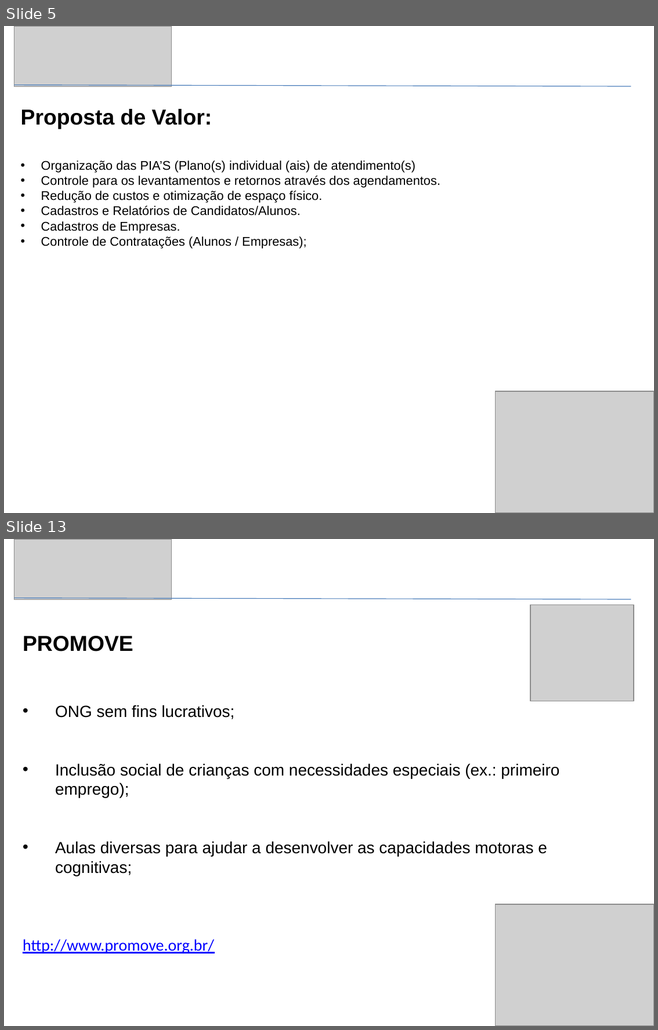
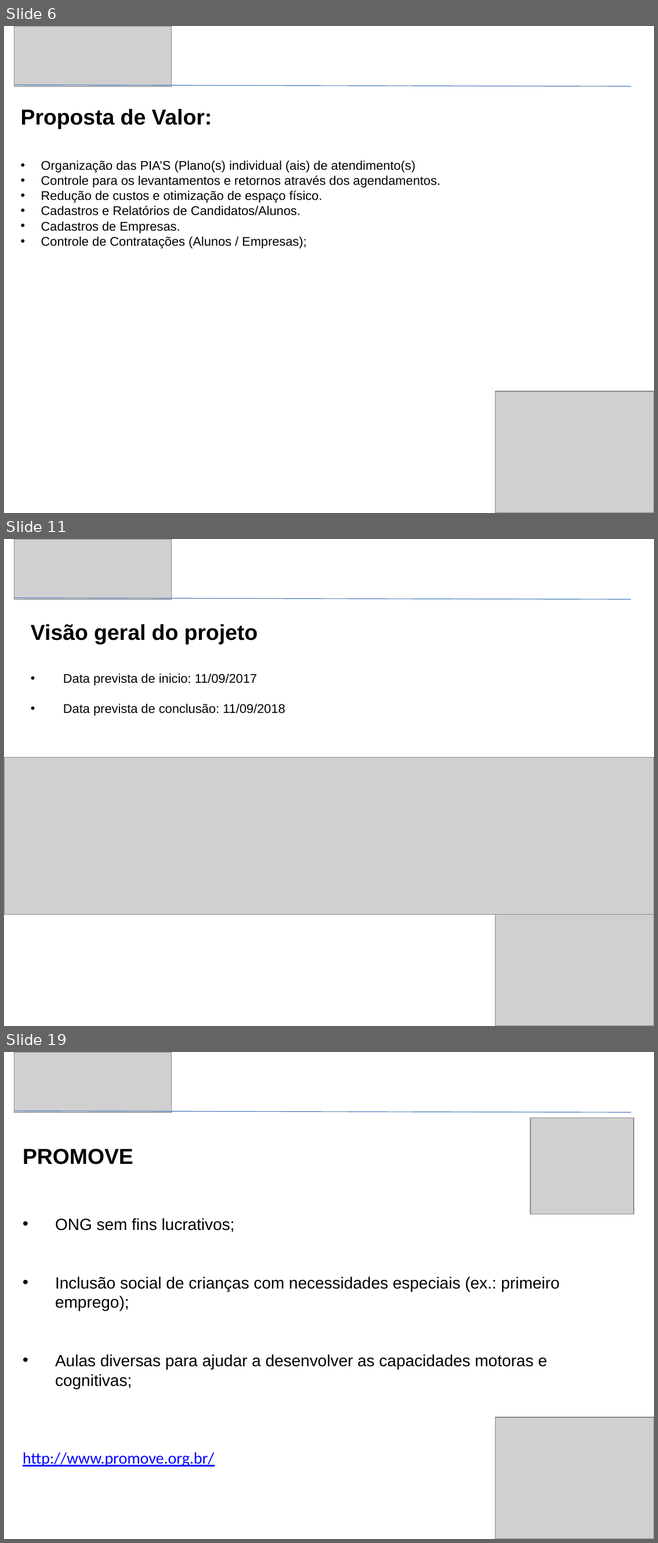
Before and after one commit to Galano/Mable, a slide deck: Artefatos/MABLE - TCC - Faculdade Impacta.pptx. Shown one above the other, each under a label of ours: slides 5 and 13 before the commit, slides 6, 11 and 19 after it; the slides between them are not shown. The pictures are 658x1030 and 658x1543 pixels, drawn with LibreOffice and Linux fonts; fonts in the diff are those of the drawing; grey boxes stand for pictures. Boxes give left, top, right and bottom in pixels: in the first picture for what was removed or moved away, otherwise in the second. Text is boxed around its words. In the diff, an @@ line names an element or a change of style, - is before the commit and + after.

```diff
--- a/Artefatos/MABLE - TCC - Faculdade Impacta.pptx
+++ b/Artefatos/MABLE - TCC - Faculdade Impacta.pptx
@@ slide 11 added at (4,539,654,1026), background #FFFFFF @@
@@ picture added at (14,539,172,599) @@
@@ line added from (14, 598) to (631, 599), #4B7EBC 0.75 pt @@
@@ text added at (31,624,285,716), 14 pt, text #000000 @@
+Visão geral do projeto
+• Data prevista de inicio: 11/09/2017
+• Data prevista de conclusão: 11/09/2018
@@ picture added at (4,757,654,914) @@
@@ picture added at (495,905,654,1026) @@
@@ what was slide 5 is now slide 6 @@
@@ what was slide 13 is now slide 19 @@
```
Also in this commit, not shown: 3 slides changed, 9 other slides added, 4 slides removed.
